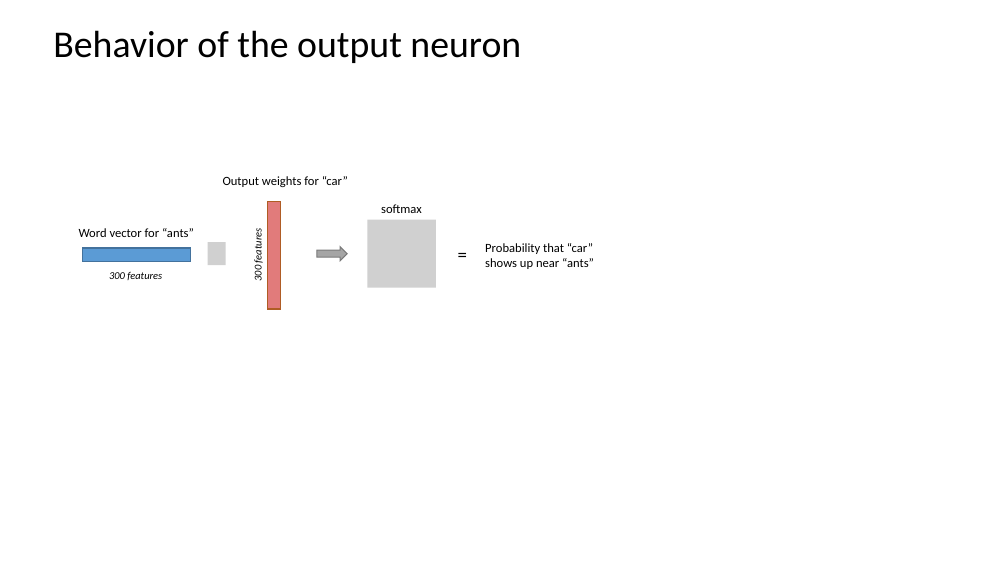
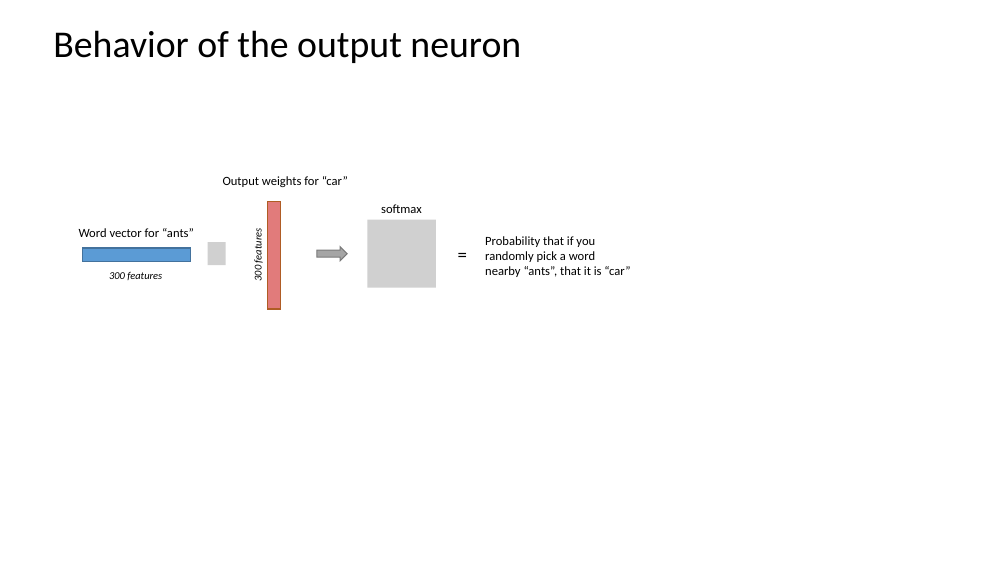
Before and after one commit to chrisjmccormick/chrisjmccormick.github.io, a slide deck: slide 8 of assets/word2vec/Word2Vec_Illustrations.pptx (slide 7 before the commit). Drawn at 1008x567 pixels with LibreOffice and Linux fonts; fonts in the diff are those of the drawing; grey boxes stand for pictures. Boxes give left, top, right and bottom in pixels: in the first picture for what was removed or moved away, otherwise in the second. Text is boxed around its words. In the diff, an @@ line names an element or a change of style, - is before the commit and + after.

```diff
--- a/assets/word2vec/Word2Vec_Illustrations.pptx
+++ b/assets/word2vec/Word2Vec_Illustrations.pptx
@@ text at (485, 236, 630, 277): text changed @@
-Probability that “car” shows up near “ants”
+Probability that if you randomly pick a word nearby “ants”, that it is “car”
```
Also in this commit, not shown: 2 other slides changed, 2 slides added, 6 other files.
